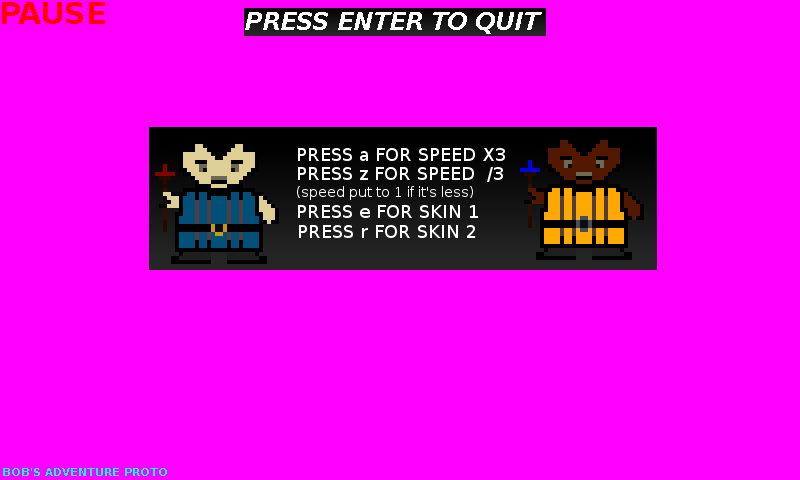
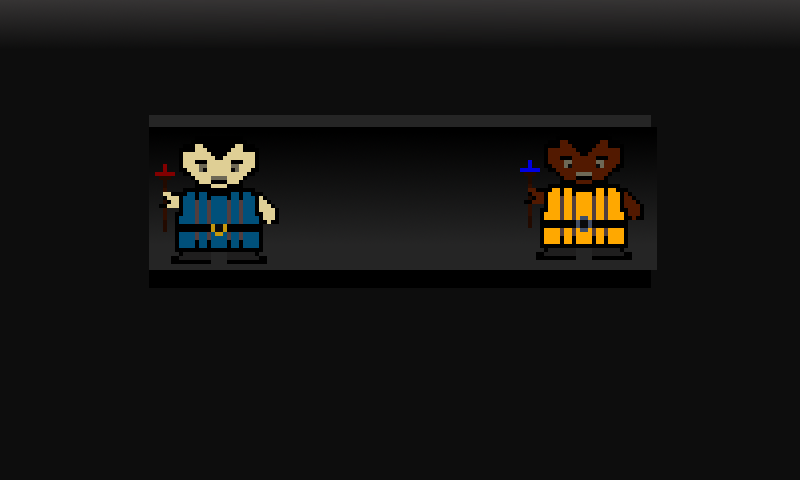
Layers edited between the first and the second 800 x 480 image:
hid "PRESS r FOR SKIN 2" over 299, 225, 476, 238
hid "PRESS e FOR SKIN 1" over 298, 205, 478, 218
hid "PRESS z FOR SPEED /3 ..." over 297, 167, 503, 200
hid "PRESS a FOR SPEED X3" over 298, 148, 505, 161
hid "PRESS ENTER TO QUIT" over 245, 12, 542, 34
hid "Calque #2" over 244, 8, 546, 36
hid "BOB'S ADVENTURE PROTO" over 3, 468, 167, 476
hid "PAUSE" over 2, 2, 105, 24
hid "Calque #1" over 149, 139, 657, 251
hid "Calque #3" over 244, 8, 546, 36
hid "Calque #4" over 0, 0, 800, 480
showed "Arrière-plan", painted on it over 0, 0, 800, 480
